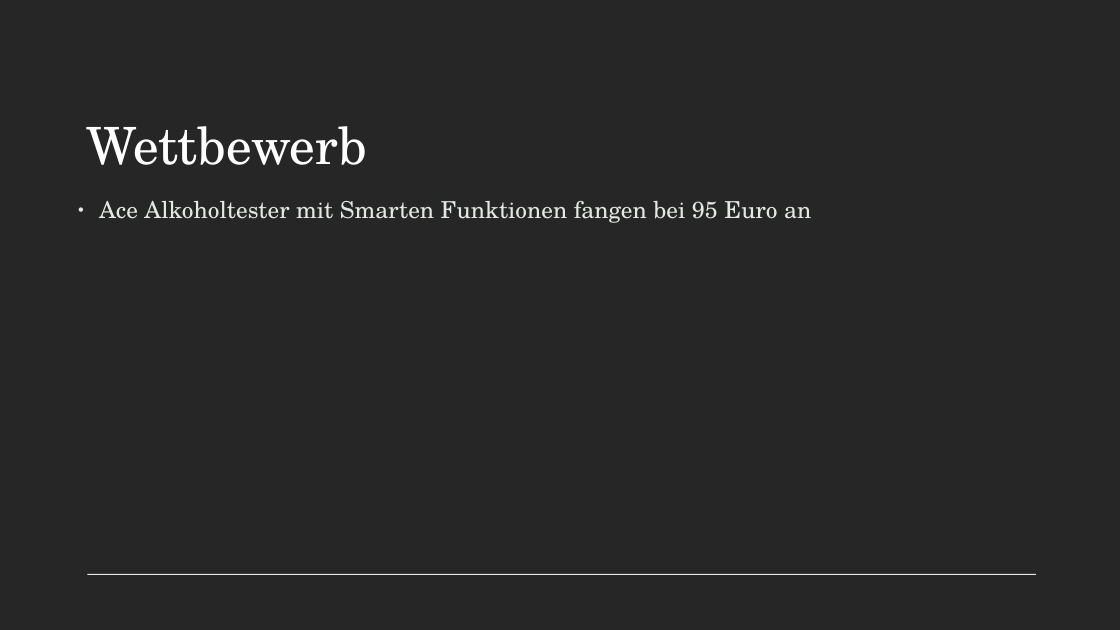
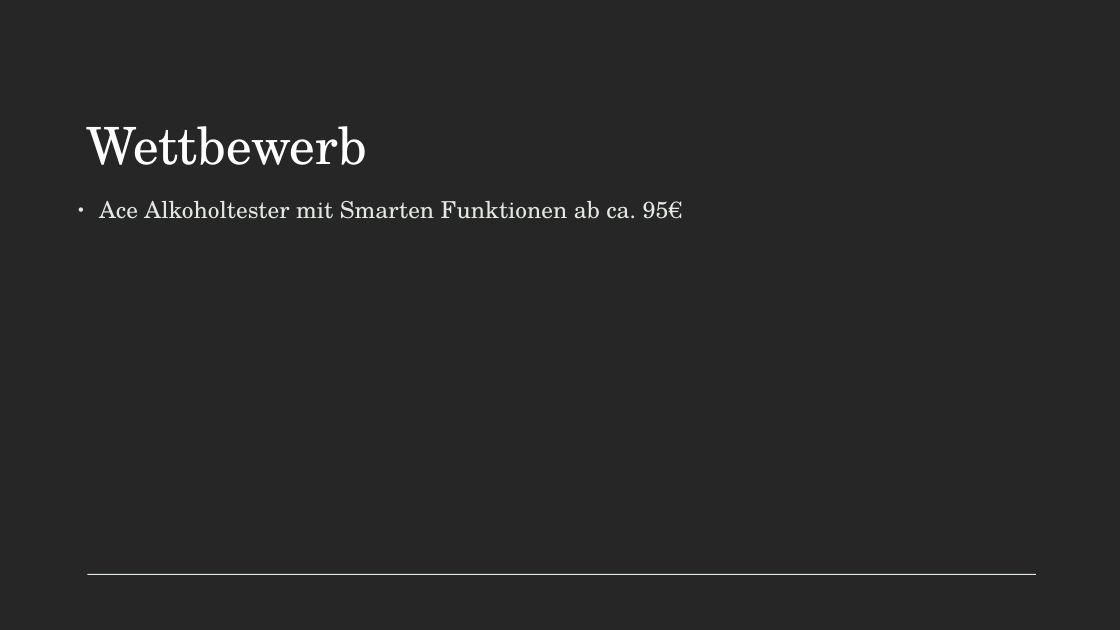
Before and after one commit to B4ldur-ts/smart-booze, a slide deck: slide 10 of Smartbooze_Pitch_Deck.pptx. Drawn at 1120x630 pixels with LibreOffice and Linux fonts; fonts in the diff are those of the drawing. Boxes give left, top, right and bottom in pixels: in the first picture for what was removed or moved away, otherwise in the second. Text is boxed around its words. In the diff, an @@ line names an element or a change of style, - is before the commit and + after.

Commit message:
added pictures to presentation and fixed spelling

```diff
--- a/Smartbooze_Pitch_Deck.pptx
+++ b/Smartbooze_Pitch_Deck.pptx
@@ text at [99,201,682,219]: text changed @@
-• Ace Alkoholtester mit Smarten Funktionen fangen bei 95 Euro an
+• Ace Alkoholtester mit Smarten Funktionen ab ca. 95€
```
Also in this commit, not shown: 7 other slides changed.
